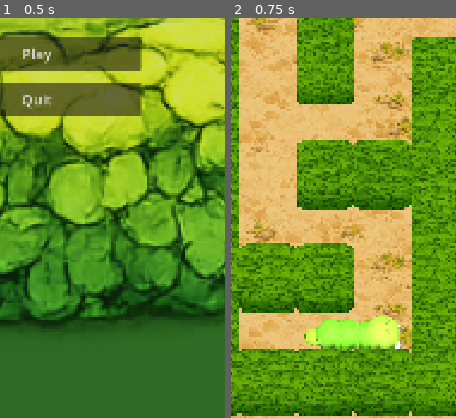
Above: before the commit, frames 1-2 (left to right).
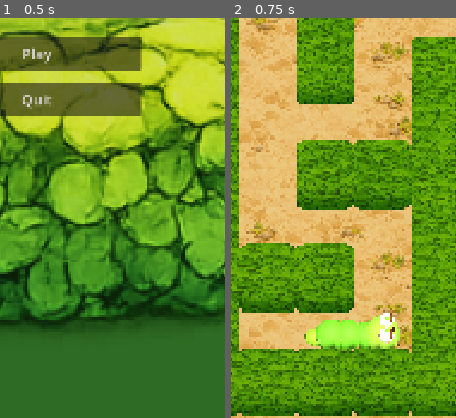
Above: after the commit, the same moments.

Repository: blago83/CaterpillarEscapeGame
Game: Godot game, scene res://scenes/MainMenu.tscn
The game is run twice, just before and just after one commit, with the same random seed, the same clock (stepped at 60 frames per second) and the same inputs.
Inputs:
- Up to frame 1 (0.5 s): no input
- Up to frame 2 (0.75 s): click "Play" at 0.5 s
The pictures show only the part of the screen within x 42-92%, y 50-100%; the shares and areas given below are measured in that part.

Frame 1 is identical in both runs. In frame 2, 0.4% of the frame differs, in the area x 65-76%, y 73-83%.

Commit message:
Fix face pivot rotation sign (was inverted)
- Changed face_pivot from -55° to +55° on X axis
- Negative rotation was pushing eyes/cheeks/mouth UNDER the head
- Positive rotation correctly tilts them UP toward the overhead camera

Diff:
--- a/scripts/level_3d.gd
+++ b/scripts/level_3d.gd
@@ -381,7 +381,7 @@
 	_cam_target = Vector3(head_pos.x, CAM_HEIGHT, clampf(head_pos.z + cam_offset_z, _cam_z_min, _cam_z_max))
 	cam.position = _cam_target
 	cam.current = true
-	print("Level loaded: %d walls, cam at %s" % [wall_set.size(), cam.position])
+	print("Level loaded: %d walls, cam at %s, cam_rot=%s, projection=%d" % [wall_set.size(), cam.position, cam.rotation_degrees, cam.projection])
 
 	# Caterpillar – determine initial facing (first open direction)
 	for d in [Vector2i.RIGHT, Vector2i.UP, Vector2i.DOWN, Vector2i.LEFT]:
--- a/scripts/segment_3d.gd
+++ b/scripts/segment_3d.gd
@@ -60,7 +60,7 @@
 		"head":
 			# Face pivot – tilted upward so features face the overhead camera
 			var face_pivot := Node3D.new()
-			face_pivot.rotation.x = deg_to_rad(-55)  # Tilt face up toward overhead camera
+			face_pivot.rotation.x = deg_to_rad(55)  # Positive = tilts front-face features upward
 			_mesh.add_child(face_pivot)
 			_add_eyes(radius, face_pivot)
 			_add_cheeks(radius, face_pivot)
